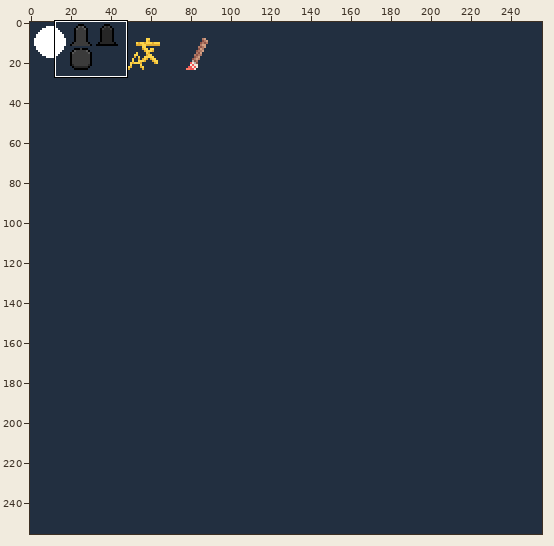
File history of a pixel-art file, Editor-AngeliA/Universe/Aseprite/UI.ase. The first picture is a wide view before the edit; the outline marks the close-up.
Close-up. Earlier state:
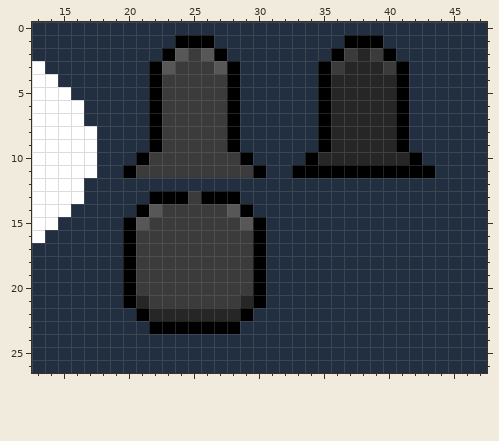
256x256 pixels, 1 frame. Shown: x 13..47, y 0..26.
Once edited:
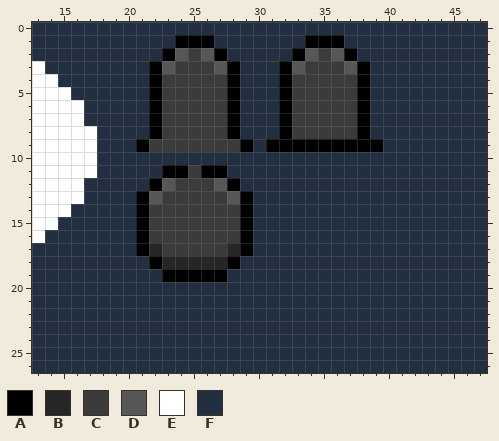
Palette (. is transparent): A #000000  B #262626  C #3b3b3b  D #575757  E #ffffff  F #222f40
Diff:
Layer "Layer":
y 1: x 34..39 FFFAAA -> AAAFFF
y 2: x 33..40 FFFACBCA -> ADCDAFFF
y 3: x 32..35 FFFA -> ADCC; x 37..41 BBBCA -> DAFFF
y 4..8: x 32..41 FFFABBBBBA -> ACCCCCAFFF
y 9: x 21..22 FA -> AC; x 28..29 AF -> CA; x 31..34 FFFF -> AAAA; x 36..41 BBBBBA -> AAAAFF
y 10: x 21..29 ACCCCCCCA -> FFFFFFFFF; x 34..42 ABBBBBBBA -> FFFFFFFFF
y 11: x 20..24 ACCCC -> FFFAA; x 26..30 CCCCA -> AAFFF; x 33..43 AAAAAAAAAAA -> FFFFFFFFFFF
y 12: x 22..28 FFFFFFF -> ADCCCDA
y 13: x 21..24 FAAA -> ADCC; x 26..29 AAAF -> CCDA
y 14: x 22 D -> C; x 28 D -> C
y 15: x 20..21 AD -> FA; x 29..30 DA -> AF
y 16: x 20..21 AC -> FA; x 29..30 CA -> AF
y 17: x 20..22 ACC -> FAB; x 28..30 CCA -> BAF
y 18: x 20..30 ACCCCCCCCCA -> FFABBBBBAFF
y 19: x 20..30 ACCCCCCCCCA -> FFFAAAAAFFF
y 20: x 20..30 ACCCCCCCCCA -> FFFFFFFFFFF
y 21: x 20..30 ABCCCCCCCBA -> FFFFFFFFFFF
y 22: x 21..29 ABBBBBBBA -> FFFFFFFFF
y 23: x 22..28 AAAAAAA -> FFFFFFF
Where, in picture pixels (left, top, right, bottom), the same in both close-ups:
changed: (123, 35, 435, 334)
